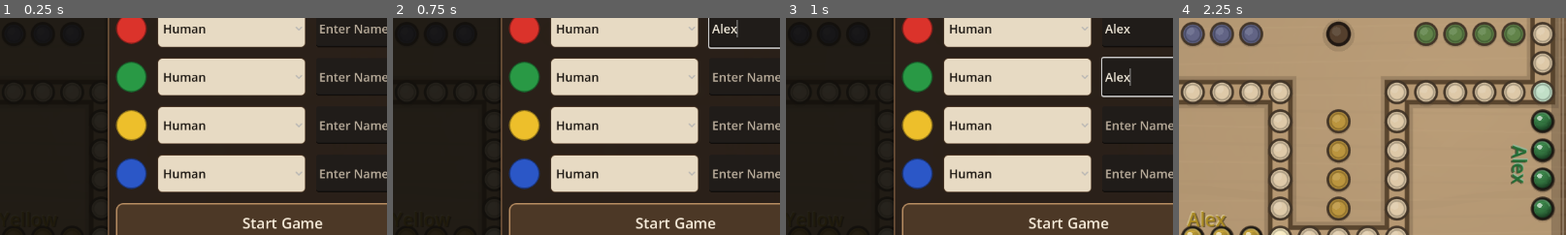
Above: before the commit, frames 1-4 (left to right).
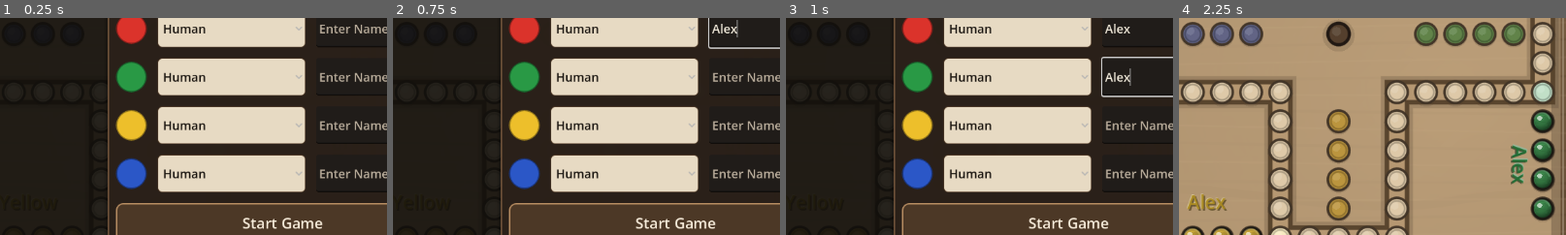
Above: after the commit, the same moments.

Repository: ItsTheMcCoy/wahoo-app
Game: Godot game, scene res://scenes/Main.tscn
Same seed, same stepped clock (60 frames per second), same inputs: the game is played once before the commit and once after it.
Inputs (mouse positions are % of the whole screen's width and height, from its top left):
- Up to frame 1 (0.25 s): no input
- Up to frame 2 (0.75 s): click (62, 49) at 0.52 s; type "Alex" at 0.6 s
- Up to frame 3 (1 s): click (62, 60) at 0.75 s; type "Alex" at 0.83 s; click (62, 71) at 0.98 s
- Up to frame 4 (2.25 s): type "Alex" at 1.07 s; click (62, 82) at 1.27 s; type "Alex" at 1.35 s; click "Start Game" at 2 s
The pictures show only the part of the screen within x 14-63%, y 46-96%; the shares and areas given below are measured in that part.

The runs differ from the first frame. In frame 4, 0.9% of the frame differs, in the area x 2-13%, y 80-97%.

Commit message:
Adjust yellow seat label position

Diff:
--- a/godot/scripts/wahoo_board_view.gd
+++ b/godot/scripts/wahoo_board_view.gd
@@ -512,7 +512,10 @@
     var offset_dirs := inward_dirs.duplicate()
     # Yellow (player 2) is on the top edge; nudging upward keeps the name above the base cluster.
     offset_dirs[2] = Vector2(0.0, -1.0)
-    return base_center + offset_dirs[player] * (_cell_size * 0.72)
+    var offset_units := 0.72
+    if player == 2:
+        offset_units = SEAT_LABEL_OFFSET_UNITS
+    return base_center + offset_dirs[player] * (_cell_size * offset_units)
 
 func _base_cluster_center(player: int) -> Vector2:
     var coords := WahooLayout.base_cluster_grid_coords(player)
